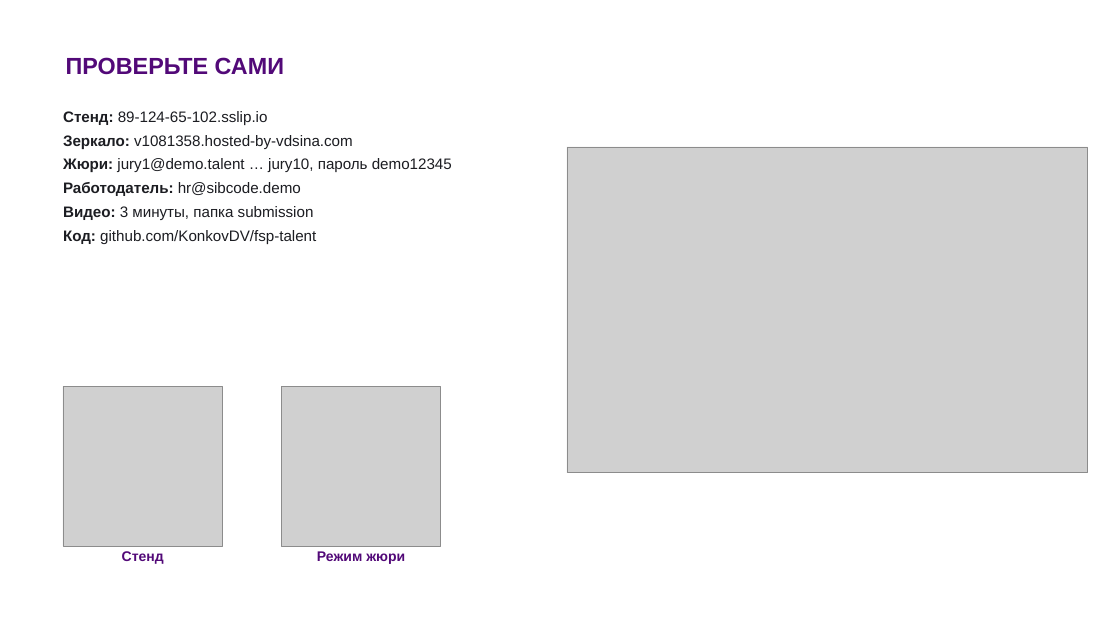
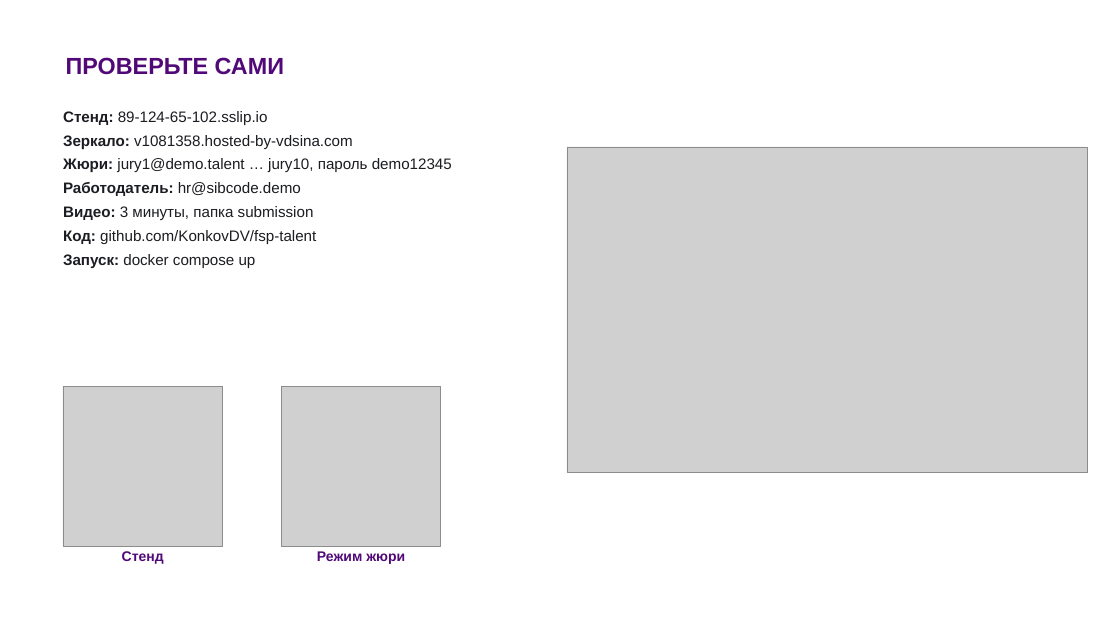
Before and after one commit to KonkovDV/fsp-talent, a slide deck: slide 28 of submission/03-presentation/FSP_Talent_presentation.pptx. Drawn at 1120x630 pixels with LibreOffice and Linux fonts; fonts in the diff are those of the drawing; grey boxes stand for pictures; background and template pictures are left out. Boxes give left, top, right and bottom in pixels: in the first picture for what was removed or moved away, otherwise in the second. Text is boxed around its words. In the diff, an @@ line names an element or a change of style, - is before the commit and + after.

```diff
--- a/submission/03-presentation/FSP_Talent_presentation.pptx
+++ b/submission/03-presentation/FSP_Talent_presentation.pptx
@@ text at [63, 254, 256, 268]: paragraph added @@
+Запуск: docker compose up
```
Also in this commit, not shown: 14 other slides changed, 1 other file.
